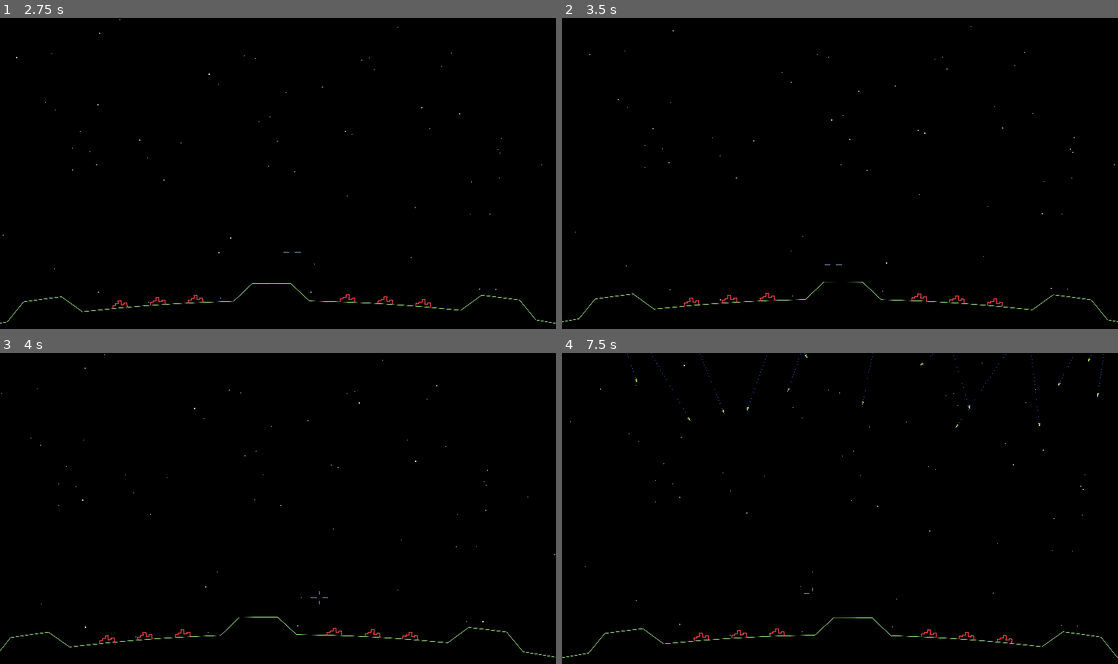
Above: before the commit, frames 1-4 (two rows, left to right).
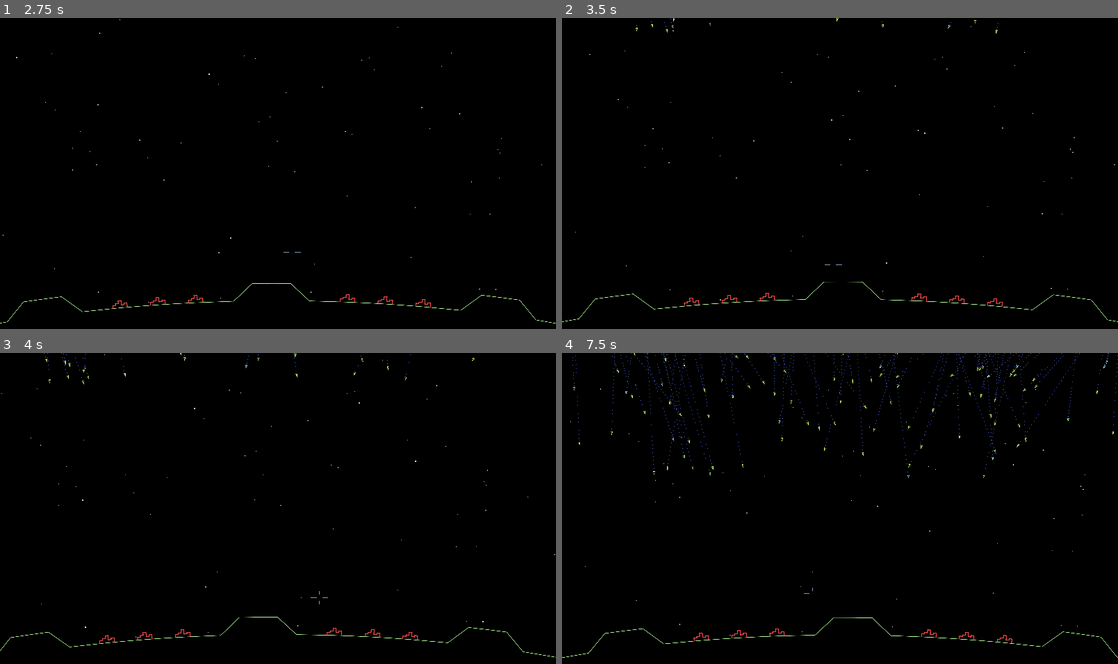
Above: after the commit, the same moments.

Repository: tartley/missile-commander
Game: Godot game, scene res://main.tscn
Same seed, same stepped clock (60 frames per second), same inputs: the game is played once before the commit and once after it.
Inputs (mouse positions are in pixels of both pictures, inside the frame that each line leads up to):
- Up to frame 1 (2.75 s): tap Enter at 0.5, 2 s; move the mouse to (305, 173) at 0.52 s; tap Space at 1.25 s; move the mouse to (250, 176) at 1.27 s; move the mouse to (289, 167) at 2.02 s
- Up to frame 2 (3.5 s): tap Space at 2.75 s; move the mouse to (834, 179) at 2.77 s
- Up to frame 3 (4 s): tap Enter at 3.5 s; move the mouse to (316, 511) at 3.52 s
- Up to frame 4 (7.5 s): move the mouse to (795, 505) at 4.27 s; move the mouse to (845, 508) at 5.02 s; move the mouse to (817, 502) at 5.77 s; move the mouse to (867, 508) at 6.52 s; move the mouse to (812, 511) at 7.27 s

Frame 1 is identical in both runs. In frame 2, less than 0.1% of the frame differs, in the area x 13-79%, y 0-6%; in frame 3, less than 0.1%; in frame 4, 0.6%, in the area x 1-100%, y 0-41%.

Commit message:
Missiles now collide with all three hills

Diff:
--- a/ground.gd
+++ b/ground.gd
@@ -32,21 +32,21 @@
     [PI / 2 - 12 * seg_ang, RADIUS, "city"],
     [PI / 2 - 10 * seg_ang, RADIUS, "gap"],
     [PI / 2 -  8 * seg_ang, RADIUS, "city"],
-    [PI / 2 -  4 * seg_ang, RADIUS, "gap"],
-    [PI / 2 -  2 * seg_ang, RADIUS + HILL_HEIGHT, "gap"],
+    [PI / 2 -  4 * seg_ang, RADIUS, "gap", "hill2"],
+    [PI / 2 -  2 * seg_ang, RADIUS + HILL_HEIGHT, "gap", "hill2"],
     [PI / 2 +  0 * seg_ang, RADIUS + HILL_HEIGHT, "base"],
-    [PI / 2 +  2 * seg_ang, RADIUS + HILL_HEIGHT, "gap"],
-    [PI / 2 +  4 * seg_ang, RADIUS, "gap"],
+    [PI / 2 +  2 * seg_ang, RADIUS + HILL_HEIGHT, "gap", "hill2"],
+    [PI / 2 +  4 * seg_ang, RADIUS, "gap", "hill2"],
     [PI / 2 +  8 * seg_ang, RADIUS, "city"],
     [PI / 2 + 10 * seg_ang, RADIUS, "gap"],
     [PI / 2 + 12 * seg_ang, RADIUS, "city"],
     [PI / 2 + 14 * seg_ang, RADIUS, "gap"],
     [PI / 2 + 16 * seg_ang, RADIUS, "city"],
-    [PI / 2 + 20 * seg_ang, RADIUS, "gap"],
-    [PI / 2 + 22 * seg_ang, RADIUS + HILL_HEIGHT, "gap"],
+    [PI / 2 + 20 * seg_ang, RADIUS, "gap", "hill3"],
+    [PI / 2 + 22 * seg_ang, RADIUS + HILL_HEIGHT, "gap", "hill3"],
     [PI / 2 + 24 * seg_ang, RADIUS + HILL_HEIGHT, "base"],
-    [PI / 2 + 26 * seg_ang, RADIUS + HILL_HEIGHT, "gap"],
-    [PI / 2 + 28 * seg_ang, RADIUS],
+    [PI / 2 + 26 * seg_ang, RADIUS + HILL_HEIGHT, "gap", "hill3"],
+    [PI / 2 + 28 * seg_ang, RADIUS, "gap", "hill3"],
     [PI / 2 + 36 * seg_ang, RADIUS],
     [PI / 2 + 44 * seg_ang, RADIUS],
     [PI / 2 + 44 * seg_ang, 0],
@@ -67,16 +67,24 @@
     return retval
 
 func set_up_collisions(av:Geometry.AnnotatedVerts):
-    # circle
-    var c1 = CollisionShape2D.new()
-    c1.shape = CircleShape2D.new()
-    c1.shape.radius = RADIUS
-    add_child(c1)
-    # hill 1
-    var c2 = CollisionShape2D.new()
-    c2.shape = ConvexPolygonShape2D.new()
-    c2.shape.points = av.get_vertices("hill1")
-    add_child(c2)
+    var shapes:Array[Shape2D] = []
+
+    # First shape is the circular planet
+    var circle = CircleShape2D.new()
+    circle.radius = RADIUS
+    shapes.append(circle)
+
+    # Next shapes are the three hills
+    for name in ["hill1", "hill2", "hill3"]:
+        var polygon = ConvexPolygonShape2D.new()
+        polygon.points = av.get_vertices(name)
+        shapes.append(polygon)
+
+    # Add all shapes to the ground's collision area
+    for shape in shapes:
+        var collision = CollisionShape2D.new()
+        collision.shape = shape
+        add_child(collision)
 
 func _ready() -> void:
     var annotated_vert_array := get_annotated_vert_array(annotated_polar_array)
--- a/main.gd
+++ b/main.gd
@@ -19,7 +19,7 @@
         %World.add_child(city)
 
 func begin_level():
-    for _i in range(20):
+    for _i in range(1000):
         launch_missile()
 
 func _ready() -> void:
Not shown, changed: README.md
